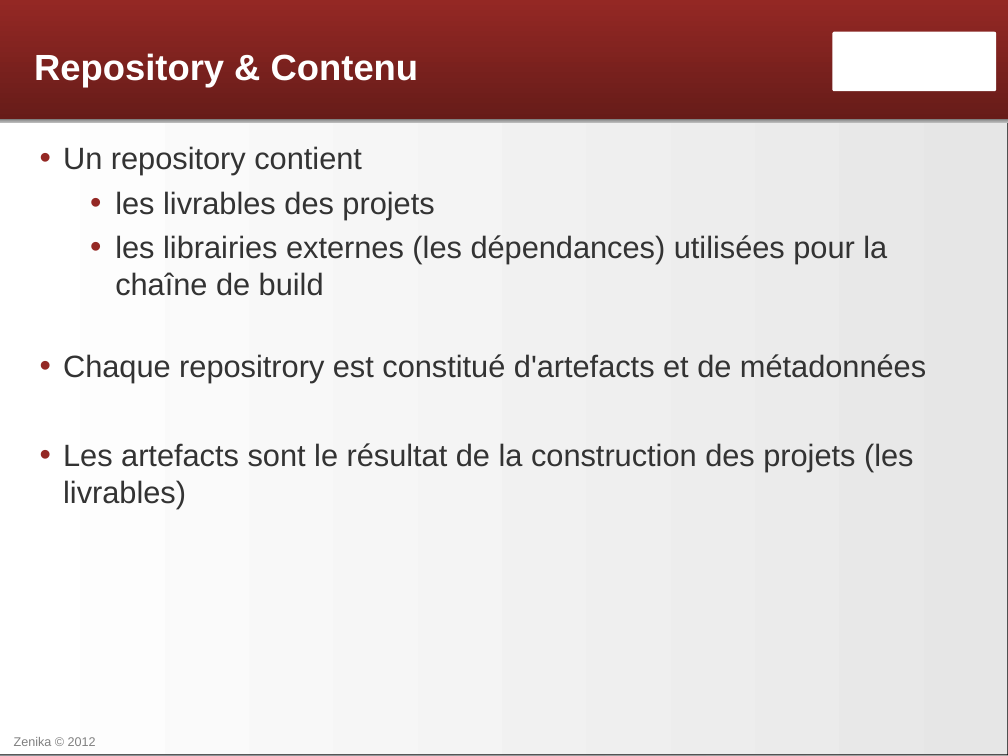
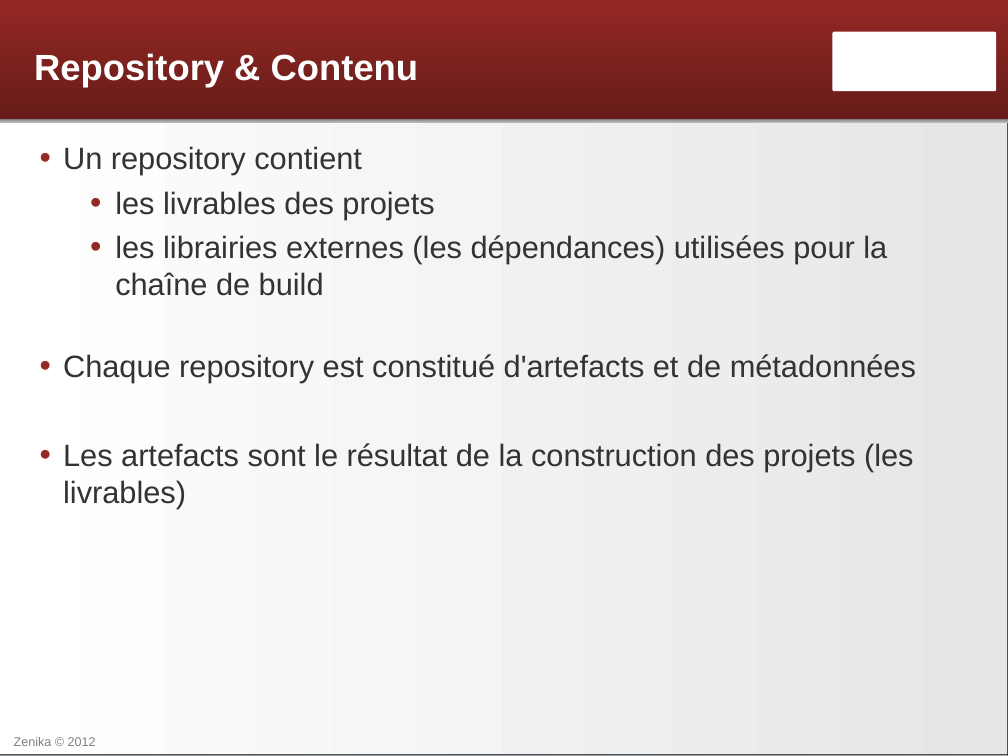
Before and after one commit to Zenika/formation-maven-osgi, a slide deck: slide 3 of Maven - 03 - Repository & Coordinations.odp. Drawn at 1008x756 pixels with LibreOffice and Linux fonts; fonts in the diff are those of the drawing; background and template pictures are left out. Boxes give left, top, right and bottom in pixels: in the first picture for what was removed or moved away, otherwise in the second. Text is boxed around its words. In the diff, an @@ line names an element or a change of style, - is before the commit and + after.

Commit message:
Correction de typo sur 'repository' (Maven - 03, slide 3)

```diff
--- a/Maven - 03 - Repository & Coordinations.odp
+++ b/Maven - 03 - Repository & Coordinations.odp
@@ text at [63, 354, 916, 383]: text changed @@
-• Chaque repositrory est constitué d'artefacts et de métadonnées
+• Chaque repository est constitué d'artefacts et de métadonnées
```
Also in this commit, not shown: 1 other slide changed.
